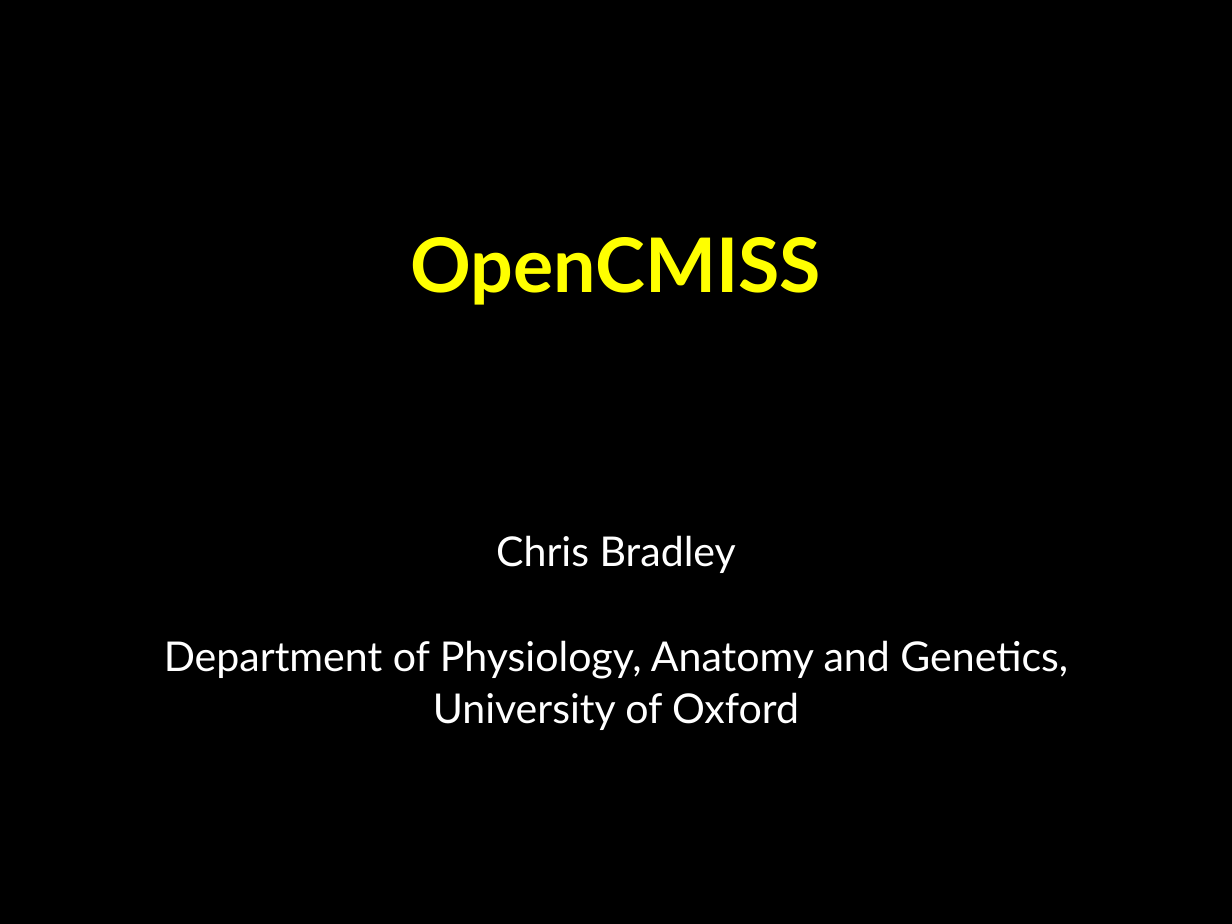
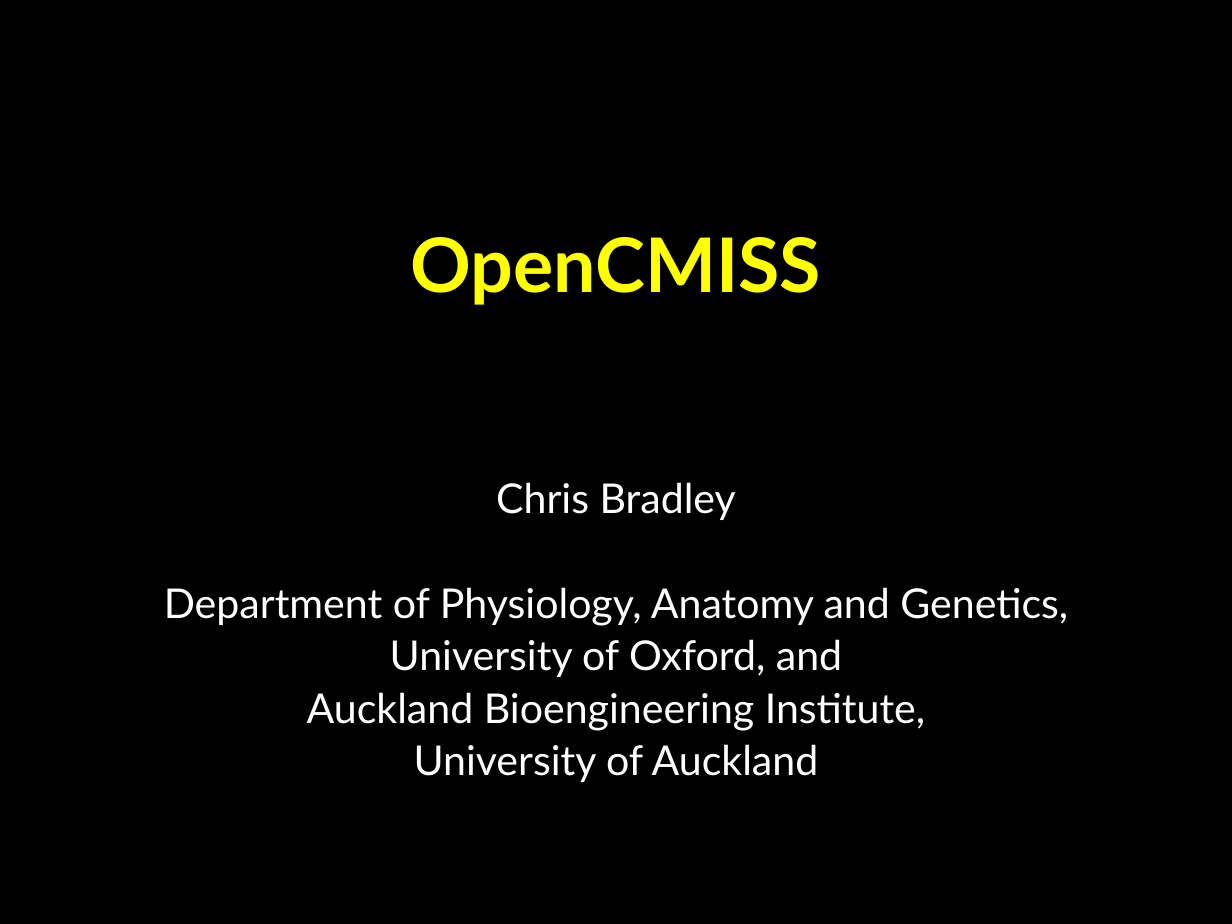
Before and after one commit to OpenCMISS/cm, a slide deck: slide 1 of doc/openCMISS.pptx. Drawn at 1232x924 pixels with LibreOffice and Linux fonts; fonts in the diff are those of the drawing. Boxes give left, top, right and bottom in pixels: in the first picture for what was removed or moved away, otherwise in the second. Text is boxed around its words. In the diff, an @@ line names an element or a change of style, - is before the commit and + after.

```diff
--- a/doc/openCMISS.pptx
+++ b/doc/openCMISS.pptx
@@ subtitle "Chris Bradley": place and size @@
-subtitle "Chris Bradley" at [164, 535, 1068, 730]
+subtitle "Chris Bradley" at [164, 482, 1068, 782]
@@ subtitle at [307, 639, 925, 782]: text changed @@
-University of Oxford
+University of Oxford, and
+Auckland Bioengineering Institute,
+University of Auckland
```
Also in this commit, not shown: 15 other slides changed, 2 slides added, 7 other files.
